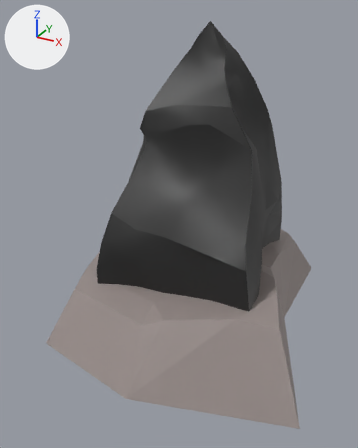
The FBX model Fortrest/Assets/Team/Jayden/VolcanicFlats/SM_VolcanicFlats_ObsidianDeposit_2.fbx: old version first, new version second.
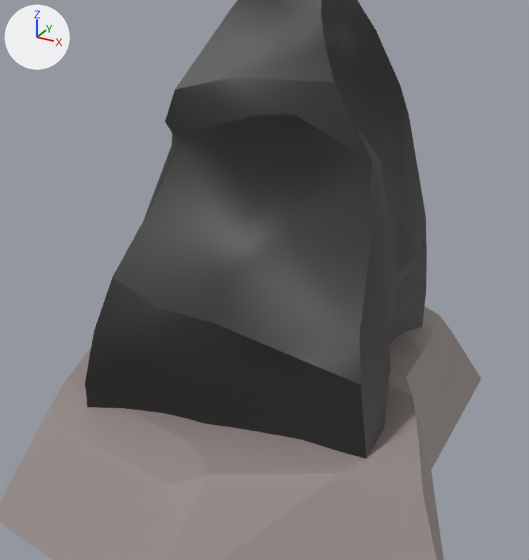
Old and new are each drawn whole from a 50 mm lens placed at (3.32, -6.97, 4.24), pointed at (-0.08, -0.79, 1.15) and again close up on the part from 14% to 94% of the width and 14% to 82% of the height. Lighting does not change. The marker at upper left points along +X, +Y and +Z. Where no turn or scale is listed for an object, it has been applied to the vertices.

Objects in the first close-up: 'SM_Obsidian'.
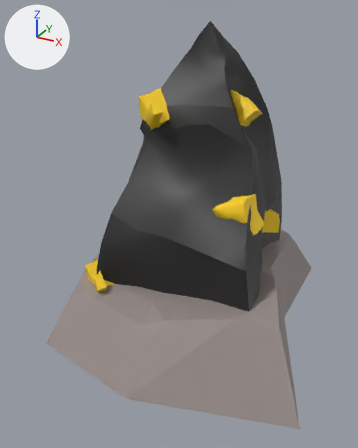
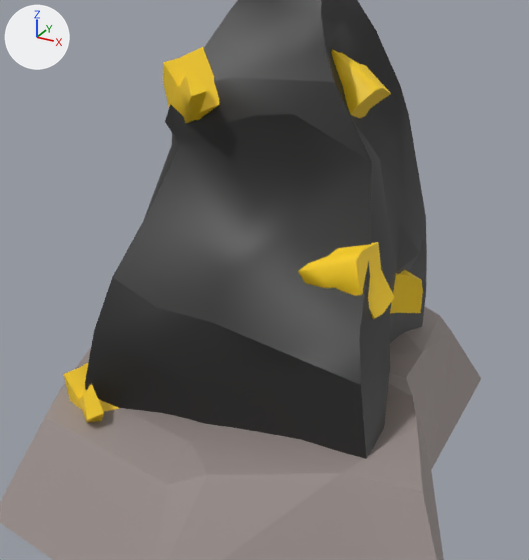
The newer file is also turned or shifted as a whole; pictures and numbers use the older file's frame.

Pixel boxes (x1, y1, x2, y2) of what changed, in the close-ups (529 x 560 px):
```json
{"part": 1, "of": "me_cube_004", "change": "added", "after": [63, 47, 423, 423], "on screen": "yellow"}
```

Edits to the scene script, one JSON object a line:
```json
{"block": "me_cube_004", "where": "# used by ob_sm_obsidian; location = (0.0, 0.0, 0.0)"}
{"op": "remove", "block": "me_cube_004", "code": "me_cube_004.from_pydata(...)  # 228 vertices, 448 faces; spans x -2.3..2.46, y -3.09..2.32, z -0.48..4.05"}
{"op": "add", "block": "me_cube_004", "code": "me_cube_004.from_pydata(...)  # 426 vertices, 628 faces; spans x -2.3..2.46, y -3.09..2.32, z -0.48..4.05"}
{"block": "me_cube_004", "change": "me_cube_004 part 1"}
{"block": "me_cube_004", "change": "176 vertices are added at x -1.37..1.4, y -2.26..1.72, z 0.27..3.13"}
{"block": "me_cube_004", "change": "160 new faces join them, mat_mat_masteralbedononmetal (picture img_completegeneralmaterial_albedo_png)"}
```
